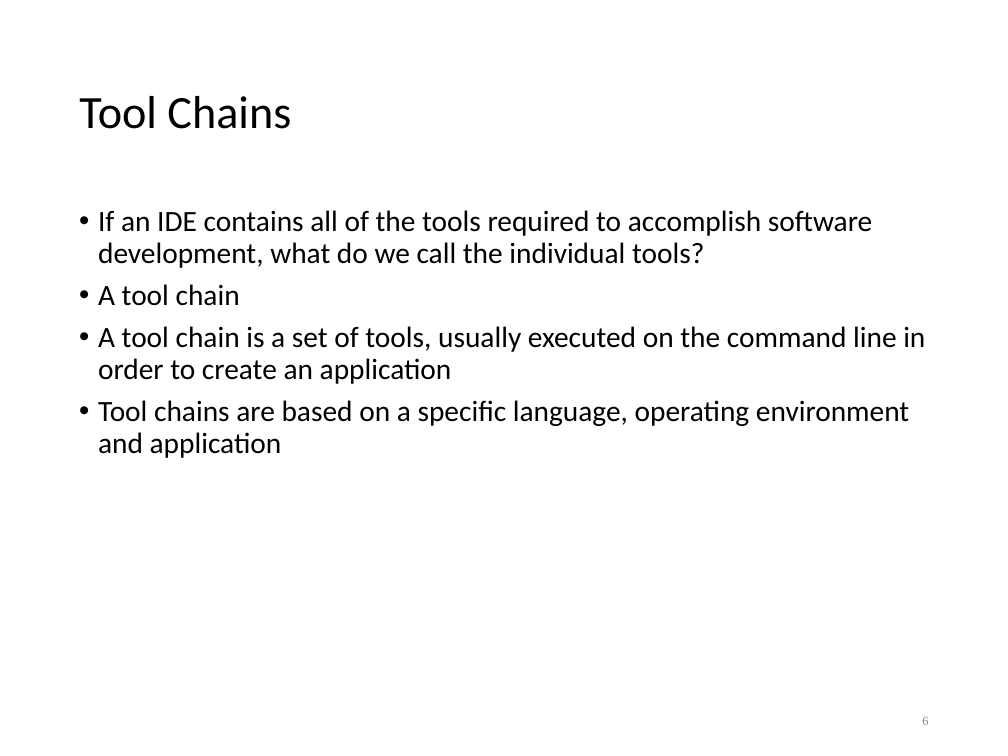
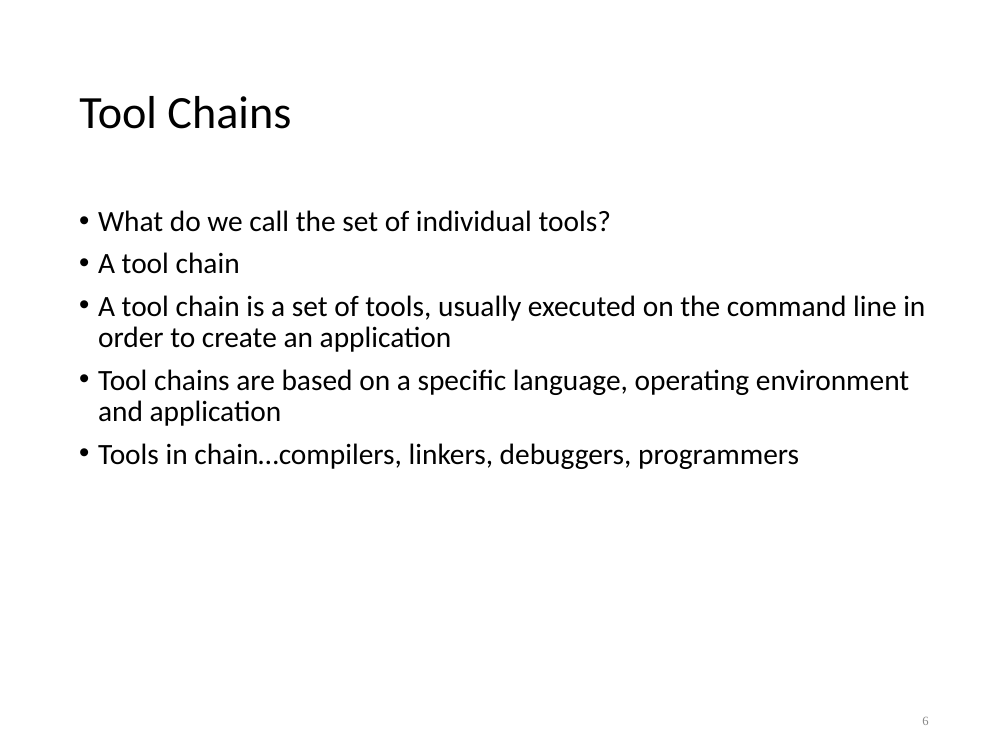
Before and after one commit to lkoepsel/Labs_10C_Class, a slide deck: slide 6 of lec1bIntro.ppt. Drawn at 1008x756 pixels with LibreOffice and Linux fonts; fonts in the diff are those of the drawing. Boxes give left, top, right and bottom in pixels: in the first picture for what was removed or moved away, otherwise in the second. Text is boxed around its words. In the diff, an @@ line names an element or a change of style, - is before the commit and + after.

```diff
--- a/lec1bIntro.ppt
+++ b/lec1bIntro.ppt
@@ text at (98,210,611,232): text changed @@
-• If an IDE contains all of the tools required to accomplish software development, what do we call the individual tools?
+• What do we call the set of individual tools?
@@ text at (98,443,799,469): paragraph added @@
+• Tools in chain…compilers, linkers, debuggers, programmers
```
Also in this commit, not shown: 6 other slides changed, 2 slides added, 22 other files.
